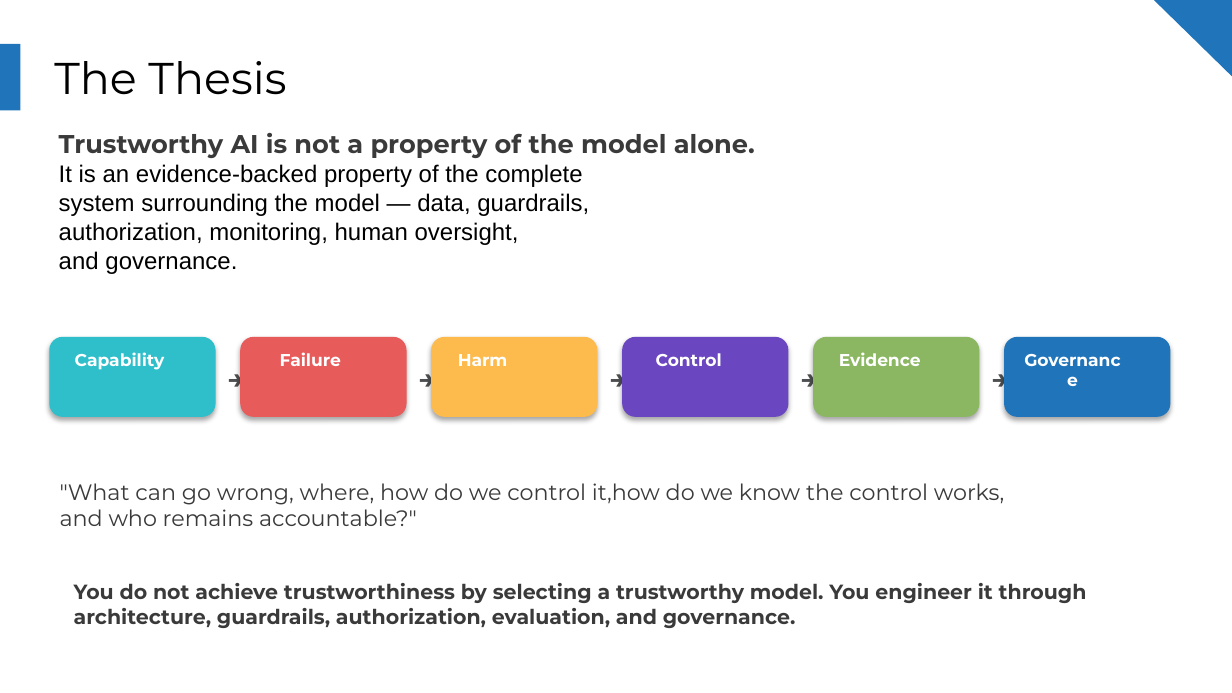
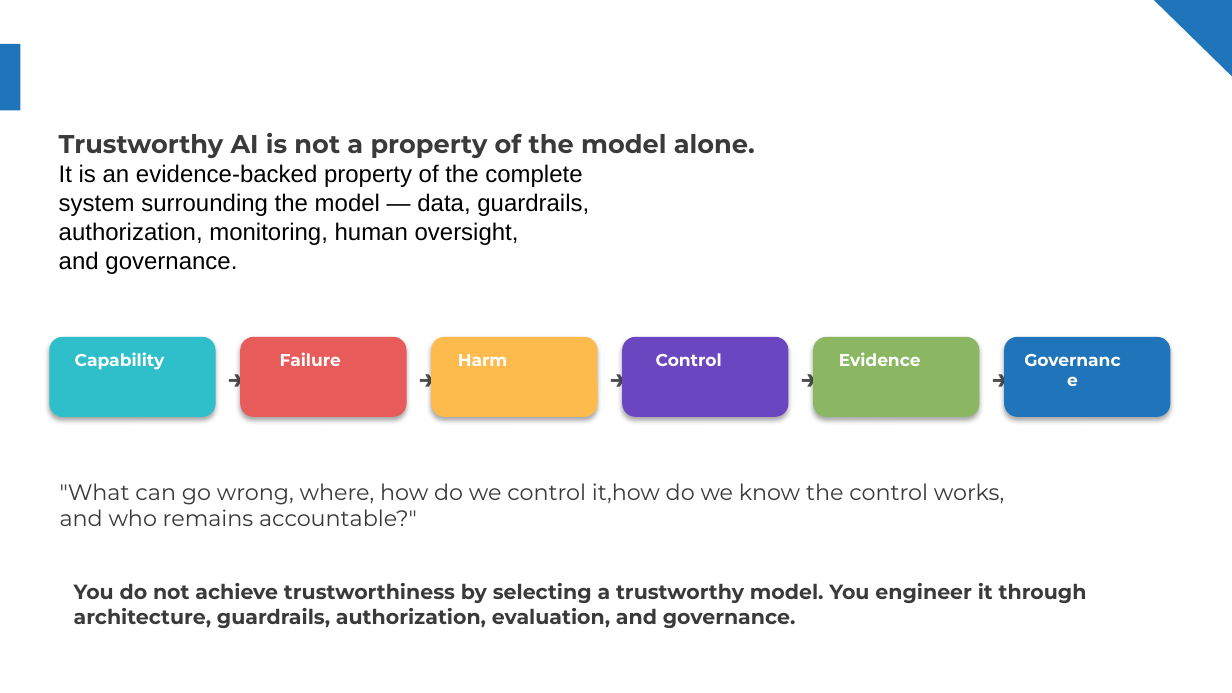
Before and after one commit to aashishpokharel/kss_trustworthy_ai, a slide deck: slide 5 of presentations/KSS_output_v2.pptx (slide 4 before the commit). Drawn at 1232x693 pixels with LibreOffice and Linux fonts; fonts in the diff are those of the drawing. Boxes give left, top, right and bottom in pixels: in the first picture for what was removed or moved away, otherwise in the second. Text is boxed around its words. In the diff, an @@ line names an element or a change of style, - is before the commit and + after.

```diff
--- a/presentations/KSS_output_v2.pptx
+++ b/presentations/KSS_output_v2.pptx
@@ title removed at (54, 61, 286, 95) @@
-The Thesis
```
Also in this commit, not shown: 9 other slides changed, 1 slide added.
